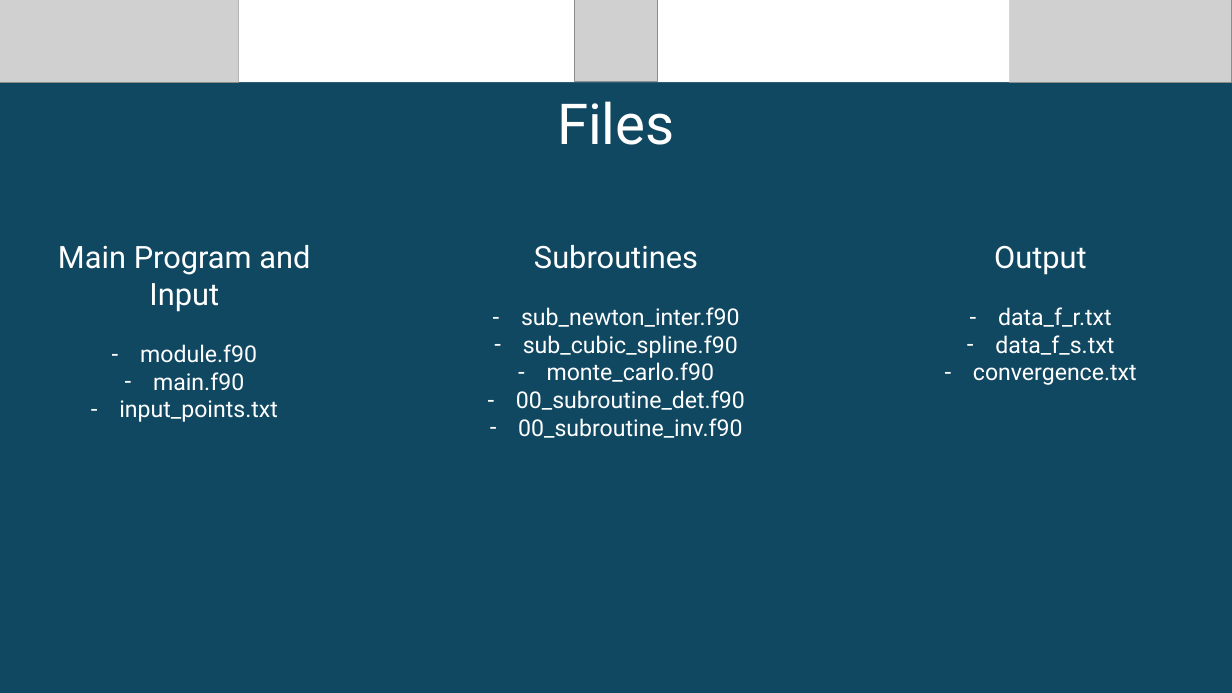
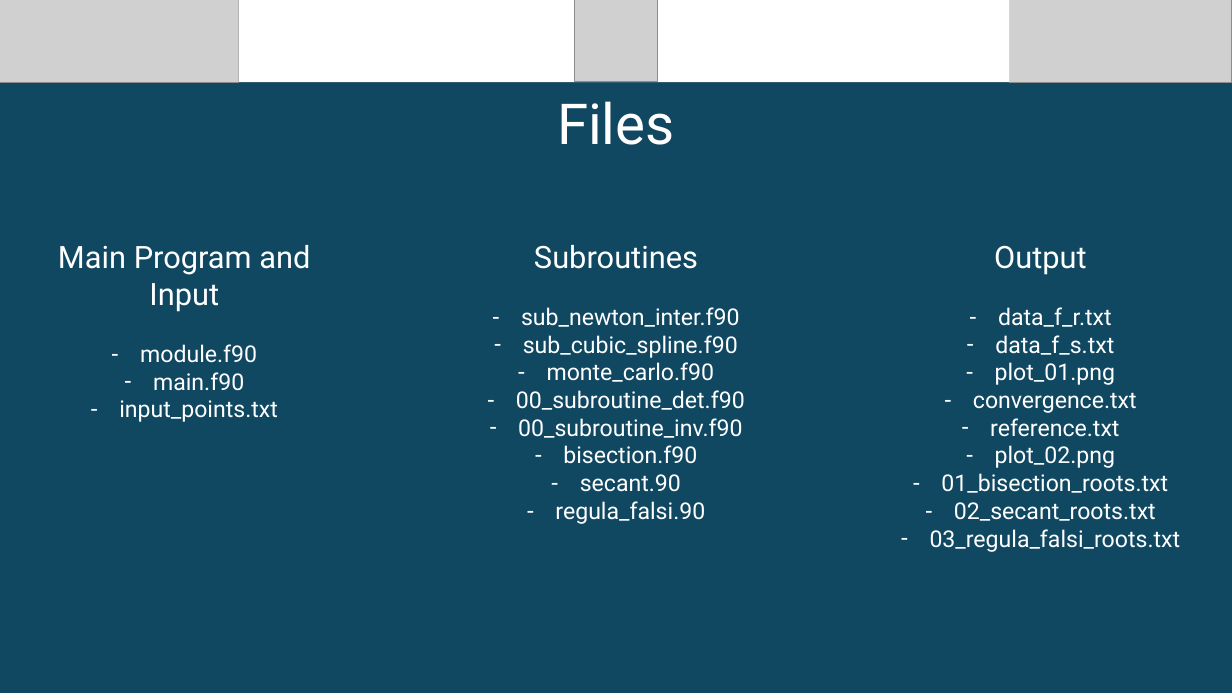
Before and after one commit to bornesko/Numerical_Methods, a slide deck: slide 2 of Defence.pptx. Drawn at 1232x693 pixels with LibreOffice and Linux fonts; fonts in the diff are those of the drawing; grey boxes stand for pictures. Boxes give left, top, right and bottom in pixels: in the first picture for what was removed or moved away, otherwise in the second. Text is boxed around its words. In the diff, an @@ line names an element or a change of style, - is before the commit and + after.

```diff
--- a/Defence.pptx
+++ b/Defence.pptx
@@ text at box(995, 362, 1115, 385): paragraph added @@
+– plot_01.png
@@ text at box(930, 418, 1181, 552): paragraphs added @@
+– reference.txt
+– plot_02.png
+– 01_bisection_roots.txt
+– 02_secant_roots.txt
+– 03_regula_falsi_roots.txt
@@ text at box(555, 445, 705, 524): paragraphs added @@
+– bisection.f90
+– secant.90
+– regula_falsi.90
```
Also in this commit, not shown: 4 other slides changed, 3 slides added, 1 slide removed, 14 other files.
